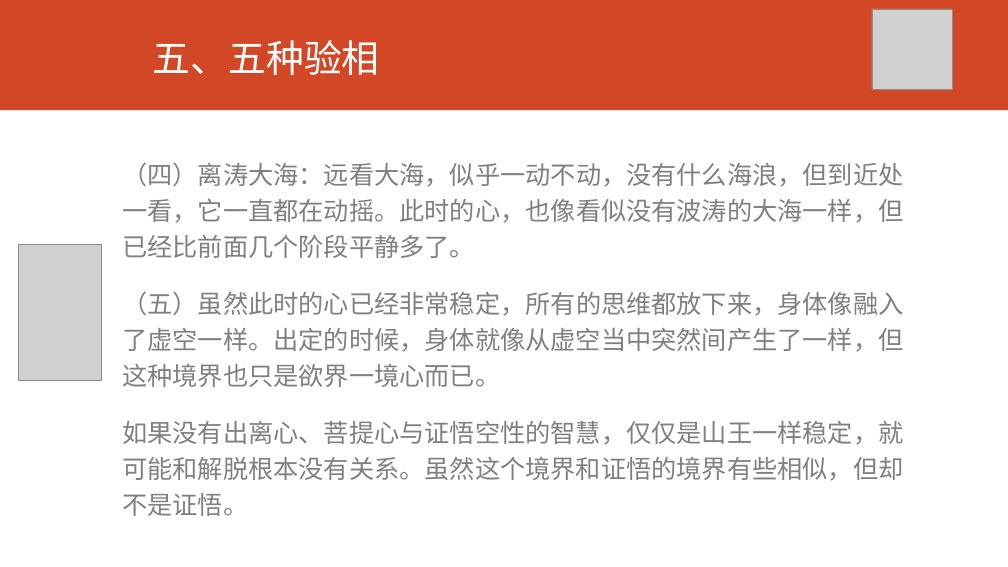
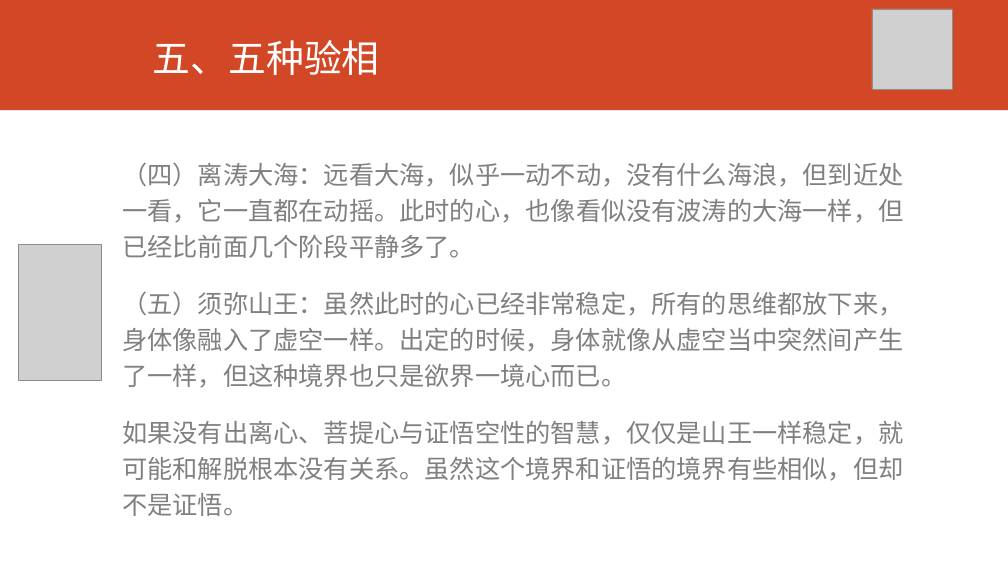
Before and after one commit to huidengvan/site1, a slide deck: slide 11 of static/f/up/禅修要诀1.pptx. Drawn at 1008x567 pixels with LibreOffice and Linux fonts; fonts in the diff are those of the drawing; grey boxes stand for pictures. Boxes give left, top, right and bottom in pixels: in the first picture for what was removed or moved away, otherwise in the second. Text is boxed around its words. In the diff, an @@ line names an element or a change of style, - is before the commit and + after.

```diff
--- a/static/f/up/禅修要诀1.pptx
+++ b/static/f/up/禅修要诀1.pptx
@@ text at (122, 291, 903, 388): text changed @@
-（五）虽然此时的心已经非常稳定，所有的思维都放下来，身体像融入了虚空一样。出定的时候，身体就像从虚空当中突然间产生了一样，但这种境界也只是欲界一境心而已。
+（五）须弥山王：虽然此时的心已经非常稳定，所有的思维都放下来，身体像融入了虚空一样。出定的时候，身体就像从虚空当中突然间产生了一样，但这种境界也只是欲界一境心而已。
```
Also in this commit, not shown: 4 other slides changed.
